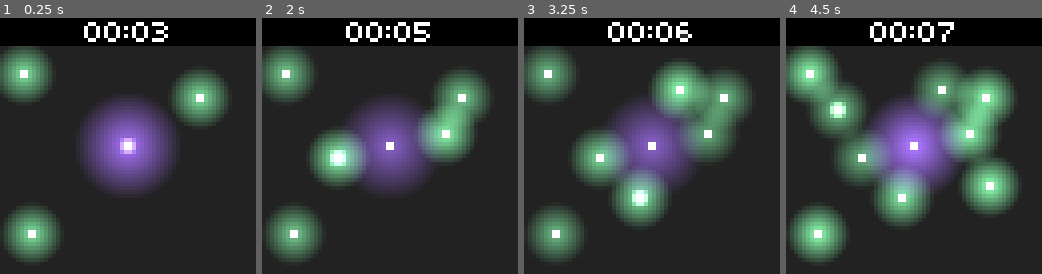
Above: before the commit, frames 1-4 (left to right).
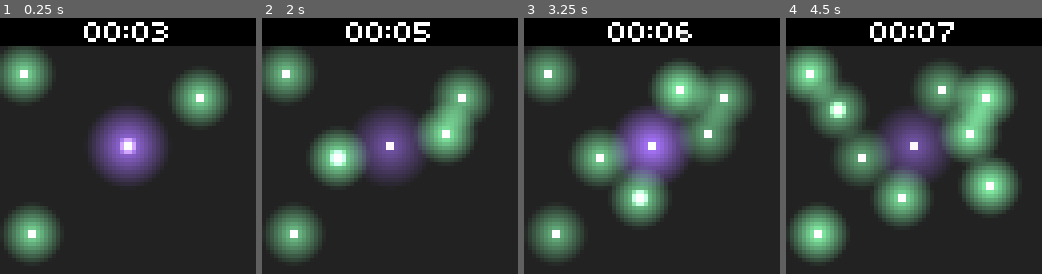
Above: after the commit, the same moments.

Repository: IceTyp/Voidvasion
Game: Godot game, scene res://src/map.tscn
Same seed, same stepped clock (60 frames per second), same inputs: the game is played once before the commit and once after it.
Inputs (mouse positions are in pixels of both pictures, inside the frame that each line leads up to):
- Up to frame 1 (0.25 s): no input
- Up to frame 2 (2 s): move the mouse to (446, 133) at 0.52 s; click (446, 133) at 0.67 s; move the mouse to (338, 158) at 1.27 s; click (338, 158) at 1.42 s
- Up to frame 3 (3.25 s): move the mouse to (677, 89) at 2.02 s; click (677, 89) at 2.17 s; move the mouse to (639, 197) at 2.77 s; click (639, 197) at 2.92 s
- Up to frame 4 (4.5 s): move the mouse to (990, 184) at 3.52 s; click (990, 184) at 3.67 s; move the mouse to (837, 107) at 4.27 s; click (837, 107) at 4.42 s

The runs differ from the first frame. In frame 1, 9.6% of the frame differs, in the area x 31-69%, y 31-69%; in frame 2, 10%; in frame 3, 4.9%; in frame 4, 11%.

Commit message:
change energy of some orbs

Diff:
--- a/godot/src/orbs/core.tscn
+++ b/godot/src/orbs/core.tscn
@@ -15,7 +15,7 @@
 fill_to = Vector2(0.8, 0)
 
 [node name="Core" instance=ExtResource("1_2okj1")]
-energy = 5
+energy = 4
 color = Color(0.611765, 0.372549, 1, 1)
 
 [node name="PointLight2D" parent="." index="1"]
--- a/godot/src/orbs/cursor_orb.gd
+++ b/godot/src/orbs/cursor_orb.gd
@@ -1,4 +1,5 @@
 extends Orb
+
 
 func _ready() -> void:
 	set_orbits()
--- a/godot/src/orbs/orb.gd
+++ b/godot/src/orbs/orb.gd
@@ -13,7 +13,7 @@
 
 
 func _ready() -> void:
-	connect("body_entered", _on_darkness_entered)
+	body_entered.connect(_on_darkness_entered)
 	set_orbits()
 
 
--- a/godot/src/orbs/orb.tscn
+++ b/godot/src/orbs/orb.tscn
@@ -38,7 +38,7 @@
 }
 
 [node name="Orb" type="Area2D"]
-collision_layer = 2
+collision_layer = 0
 script = ExtResource("1_13i6o")
 
 [node name="Sprite2D" type="Sprite2D" parent="."]
--- a/godot/src/orbs/orbit.tscn
+++ b/godot/src/orbs/orbit.tscn
@@ -3,6 +3,8 @@
 [ext_resource type="Script" path="res://src/orbs/orbit.gd" id="1_10cic"]
 
 [node name="Orbit" type="Area2D"]
+collision_layer = 4
+collision_mask = 0
 script = ExtResource("1_10cic")
 
 [node name="CollisionShape2D" type="CollisionShape2D" parent="."]
